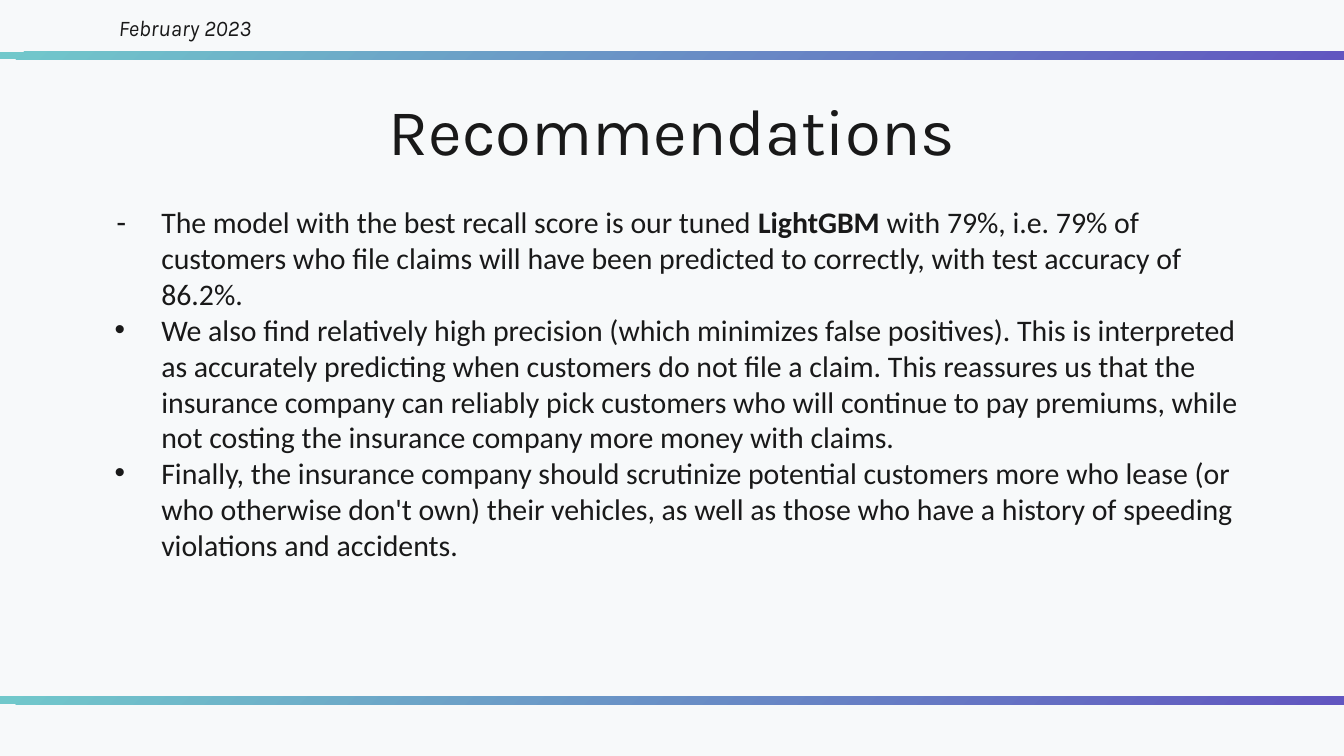
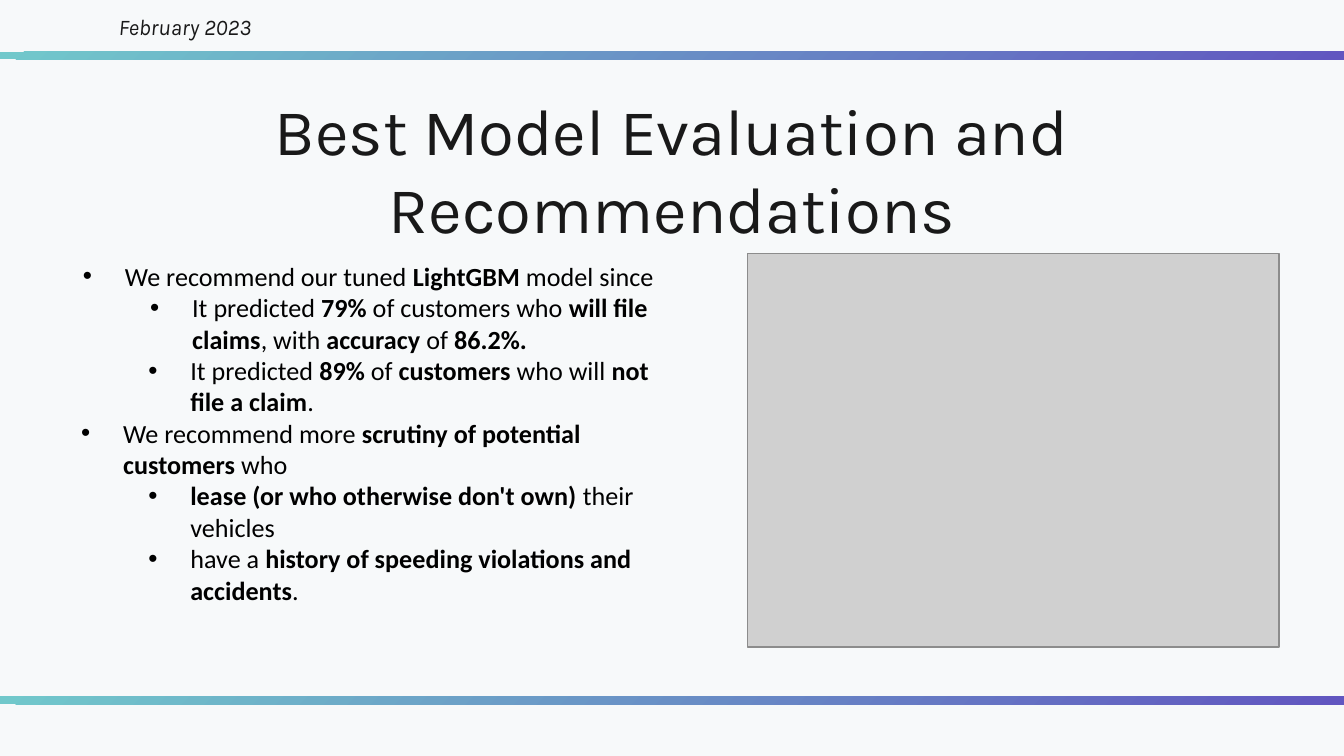
Before and after one commit to Numann-Malik/Auto-Insurance-Claims, a slide deck: slide 6 of Car Insurance - Numann Malik.pptx (slide 9 before the commit). Drawn at 1344x756 pixels with LibreOffice and Linux fonts; fonts in the diff are those of the drawing; grey boxes stand for pictures. Boxes give left, top, right and bottom in pixels: in the first picture for what was removed or moved away, otherwise in the second. Text is boxed around its words. In the diff, an @@ line names an element or a change of style, - is before the commit and + after.

```diff
--- a/Car Insurance - Numann Malik.pptx
+++ b/Car Insurance - Numann Malik.pptx
@@ title at [275,110,1068,234]: text changed @@
-Recommendations
+Best Model Evaluation and Recommendations
@@ subtitle removed at [161,212,1237,557] @@
-– The model with the best recall score is our tuned LightGBM with 79%, i.e. 79% of customers who file claims will have been predicted to correctly, with test accuracy of 86.2%.
-• We also find relatively high precision (which minimizes false positives). This is interpreted as accurately predicting when customers do not file a claim. This reassures us that the insurance company can reliably pick customers who will continue to pay premiums, while not costing the insurance company more money with claims.
-• Finally, the insurance company should scrutinize potential customers more who lease (or who otherwise don't own) their vehicles, as well as those who have a history of speeding violations and accidents.
@@ text added at [123,267,653,601], 14 pt, text #000000, bold @@
+• We recommend our tuned LightGBM model since
+  • It predicted 79% of customers who will file claims, with accuracy of 86.2%.
+  • It predicted 89% of customers who will not file a claim.
+• We recommend more scrutiny of potential customers who
+  • lease (or who otherwise don't own) their vehicles
+  • have a history of speeding violations and accidents.
@@ picture added at [747,254,1279,648] @@
```
Also in this commit, not shown: 3 other slides changed, 1 slide added, 3 slides removed, 2 other files.
